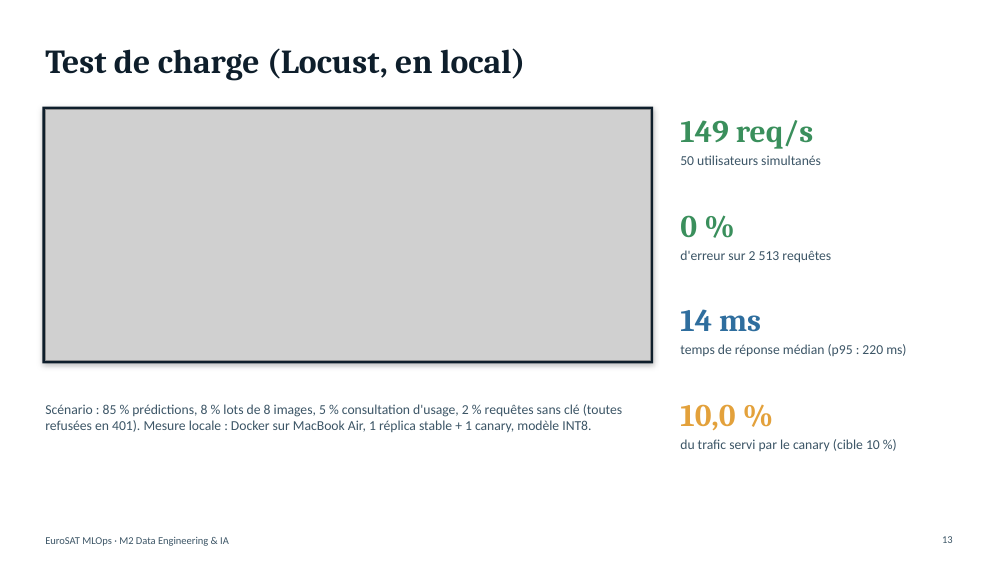
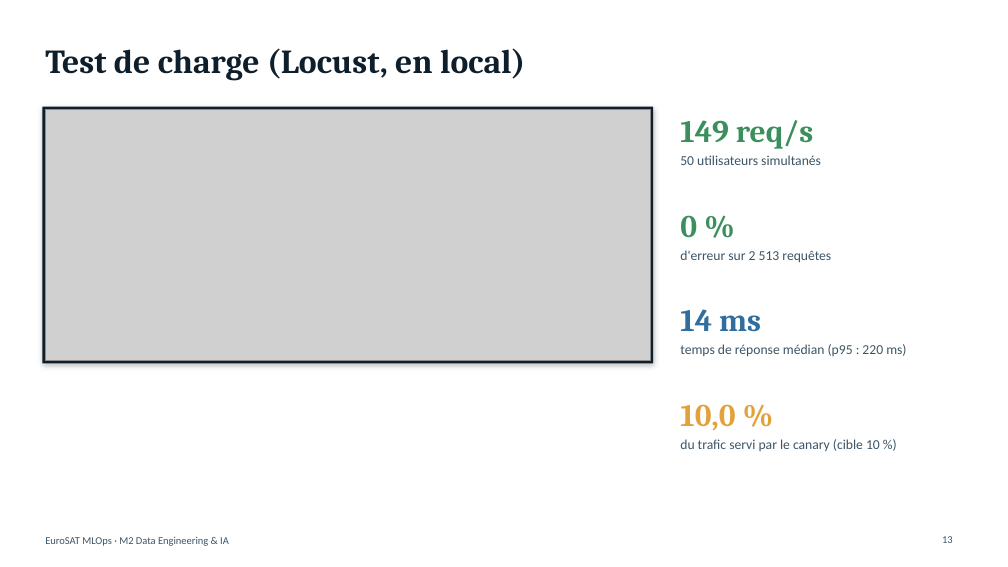
Before and after one commit to nplnguyen/eurosat-mlops, a slide deck: slide 13 of presentation/soutenance-mlops-eurosat.pptx. Drawn at 1008x567 pixels with LibreOffice and Linux fonts; fonts in the diff are those of the drawing; grey boxes stand for pictures. Boxes give left, top, right and bottom in pixels: in the first picture for what was removed or moved away, otherwise in the second. Text is boxed around its words. In the diff, an @@ line names an element or a change of style, - is before the commit and + after.

```diff
--- a/presentation/soutenance-mlops-eurosat.pptx
+++ b/presentation/soutenance-mlops-eurosat.pptx
@@ text removed at <box>45,404,622,432</box> @@
-Scénario : 85 % prédictions, 8 % lots de 8 images, 5 % consultation d'usage, 2 % requêtes sans clé (toutes refusées en 401). Mesure locale : Docker sur MacBook Air, 1 réplica stable + 1 canary, modèle INT8.
```
Also in this commit, not shown: 5 other slides changed.
